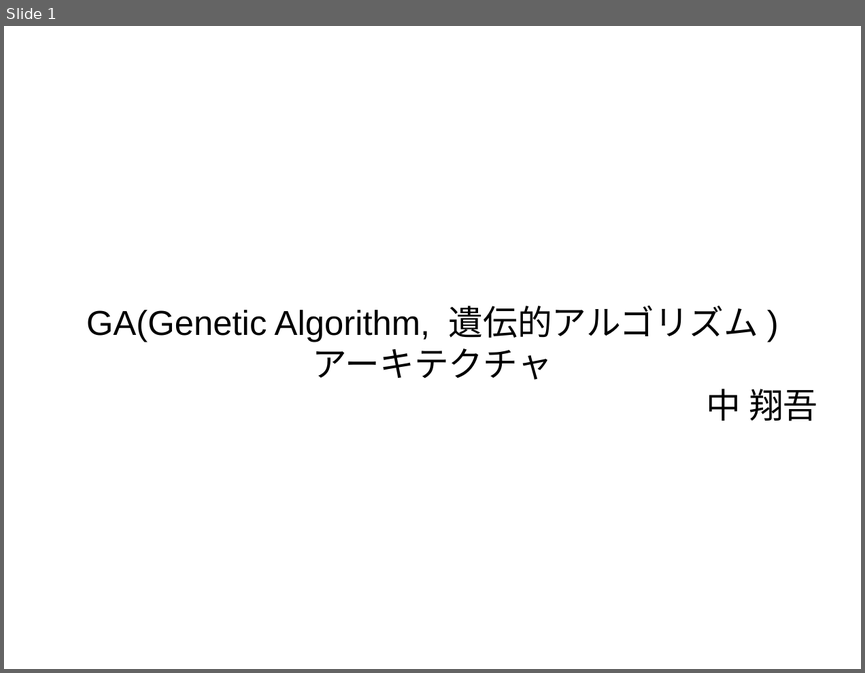
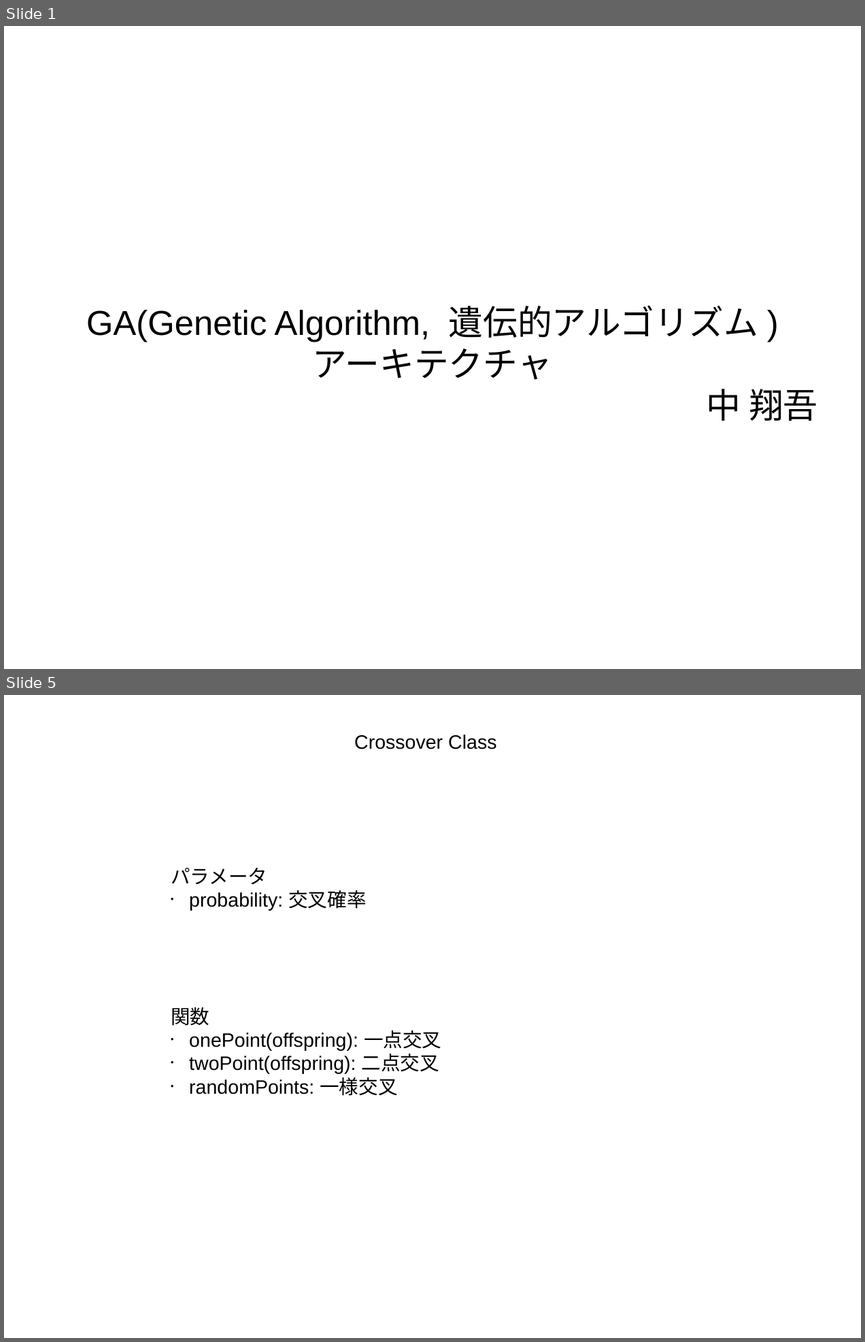
Before and after one commit to BiggieBoo18/GeneticAlgorithm, a slide deck: ga.odp. Shown one above the other, each under a label of ours: slide 1 before the commit, slides 1 and 5 after it; the slides between them are not shown. The pictures are 865x673 and 865x1342 pixels, drawn with LibreOffice and Linux fonts; fonts in the diff are those of the drawing. Boxes give left, top, right and bottom in pixels: in the first picture for what was removed or moved away, otherwise in the second. Text is boxed around its words. In the diff, an @@ line names an element or a change of style, - is before the commit and + after.

```diff
--- a/ga.odp
+++ b/ga.odp
@@ slide 5 added at [4, 695, 861, 1338], background #FFFFFF @@
@@ text added at [354, 734, 496, 749], 18 pt, text #000000 @@
+Crossover Class
@@ text added at [171, 868, 366, 911], 18 pt, text #000000 @@
+パラメータ
+• probability: 交叉確率
@@ text added at [171, 1007, 441, 1096], 18 pt, text #000000 @@
+関数
+• onePoint(offspring): 一点交叉
+• twoPoint(offspring): 二点交叉
+• randomPoints: 一様交叉
```
Also in this commit, not shown: 1 slide changed, 5 other slides added, 2 slides removed, 19 other files.
